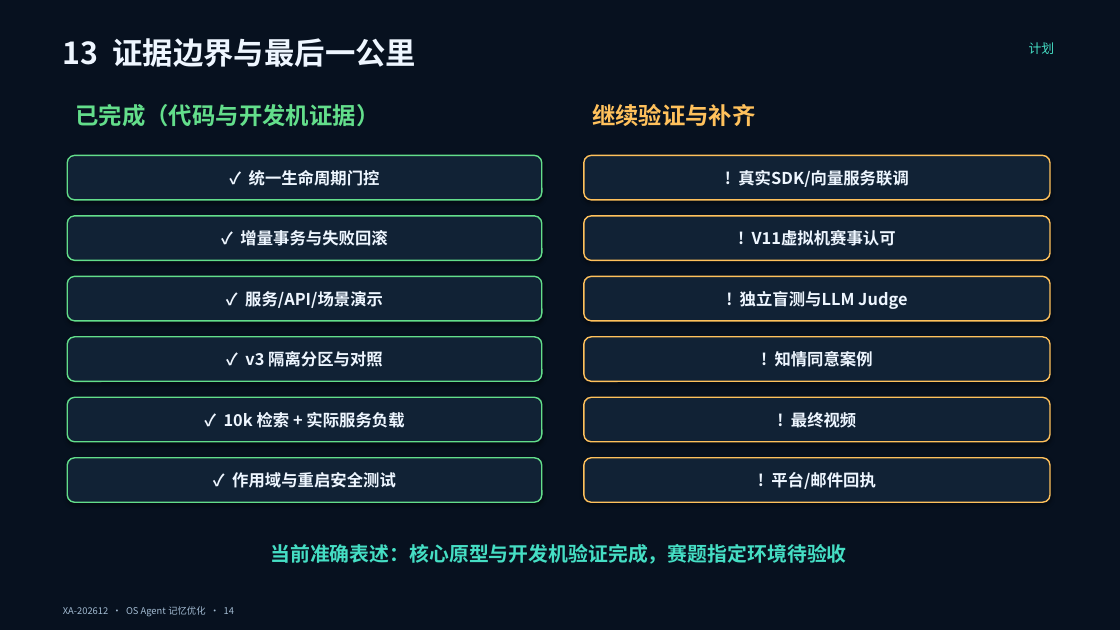
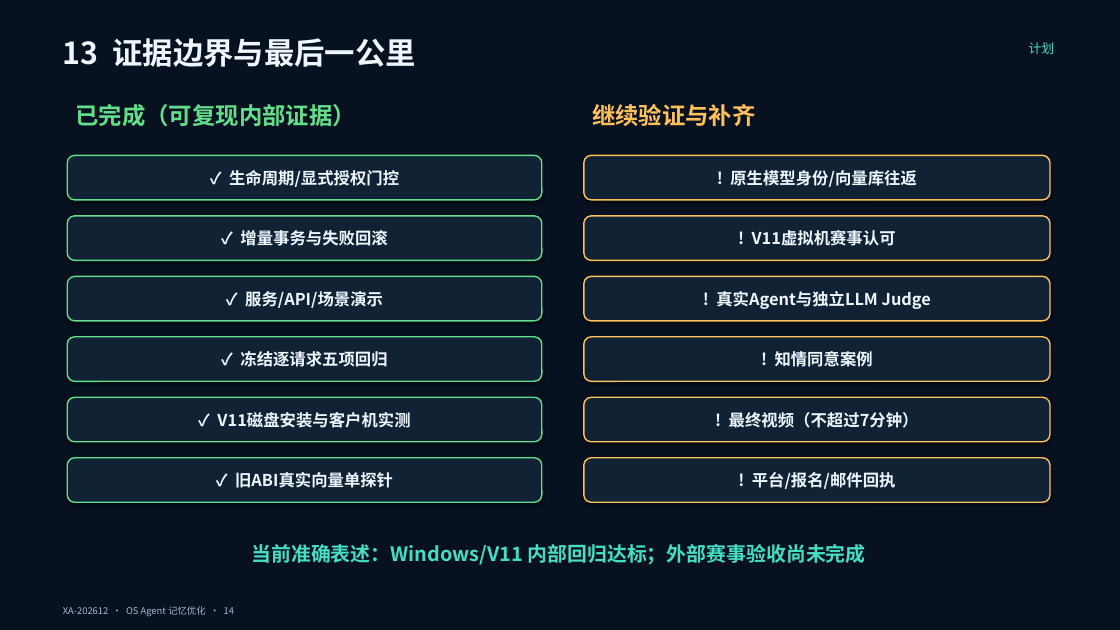
Before and after one commit to chanehwibo/tiaobei, a slide deck: slide 14 of deliverables/ppt/OS_Agent_记忆优化_答辩稿.pptx. Drawn at 1120x630 pixels with LibreOffice and Linux fonts; fonts in the diff are those of the drawing. Boxes give left, top, right and bottom in pixels: in the first picture for what was removed or moved away, otherwise in the second. Text is boxed around its words. In the diff, an @@ line names an element or a change of style, - is before the commit and + after.

```diff
--- a/deliverables/ppt/OS_Agent_记忆优化_答辩稿.pptx
+++ b/deliverables/ppt/OS_Agent_记忆优化_答辩稿.pptx
@@ text at [75,104,355,126]: text changed @@
-已完成（代码与开发机证据）
+已完成（可复现内部证据）
@@ text in rounded rectangle at [229,170,399,187]: text changed @@
-✓ 统一生命周期门控
+✓ 生命周期/显式授权门控
@@ text in rounded rectangle at [730,170,916,187]: text changed @@
-! 真实SDK/向量服务联调
+! 原生模型身份/向量库往返
@@ text in rounded rectangle at [716,291,931,309]: text changed @@
-! 独立盲测与LLM Judge
+! 真实Agent与独立LLM Judge
@@ text in rounded rectangle at [240,351,387,367]: text changed @@
-✓ v3 隔离分区与对照
+✓ 冻结逐请求五项回归
@@ text in rounded rectangle at [217,412,410,428]: text changed @@
-✓ 10k 检索 + 实际服务负载
+✓ V11磁盘安装与客户机实测
@@ text in rounded rectangle at [729,412,919,428]: text changed @@
-! 最终视频
+! 最终视频（不超过7分钟）
@@ text in rounded rectangle at [235,472,393,488]: text changed @@
-✓ 作用域与重启安全测试
+✓ 旧ABI真实向量单探针
@@ text in rounded rectangle at [752,472,896,489]: text changed @@
-! 平台/邮件回执
+! 平台/报名/邮件回执
@@ text at [252,544,866,565]: text changed @@
-当前准确表述：核心原型与开发机验证完成，赛题指定环境待验收
+当前准确表述：Windows/V11 内部回归达标；外部赛事验收尚未完成
```
Also in this commit, not shown: 6 other slides changed, 32 other files.
